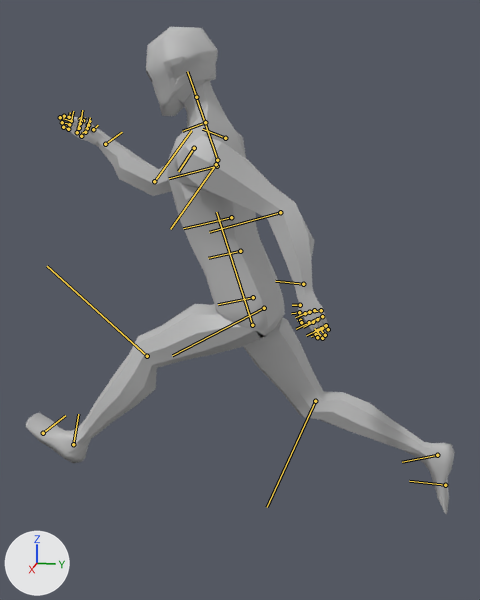
Two versions of the FBX model Assets/Maya/Player Model/GhostModel.fbx, one commit apart.
Rendered twice from a 50 mm lens placed at (0.28, 0.047, 0.197), pointed at (-0.002, -0.01, 0.127). Arrows for +X, +Y and +Z are at lower left; the lights stay in place. Both versions are drawn at frame 71 of the action 'Take 001'; the numbers are the values there. The bones that bend it are drawn over the model as lines.

In view in the first picture: 'LIGHTMAN'.
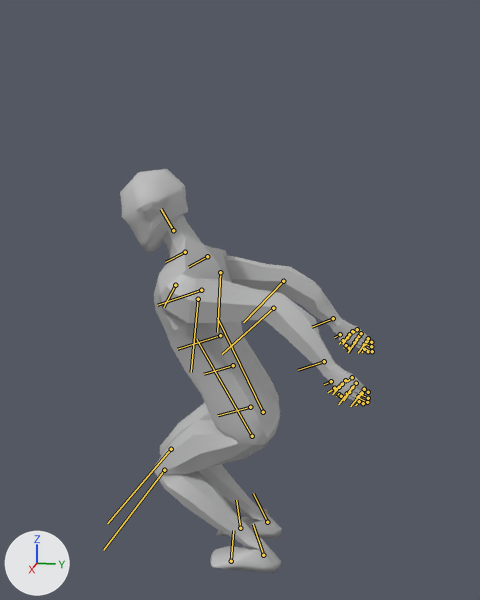
Pixel boxes [x1, y1, x2, y2] of what changed, in the pictures (480 x 600 px):
'LIGHTMAN', posed (41% narrower, 17% shorter): before [26, 27, 455, 514]; after [120, 169, 374, 573]
bone 'Character1_Hips', root to tip: before (253, 297) to (218, 304); after (250, 407) to (218, 415)
bone 'Character1_LeftUpLeg', root to tip: before (252, 325) to (216, 212); after (252, 436) to (196, 339)
bone 'Character1_LeftLeg', root to tip: before (147, 356) to (47, 266); after (164, 470) to (103, 550)
bone 'Character1_LeftFoot', root to tip: before (73, 444) to (78, 414); after (263, 555) to (253, 524)
bone 'Character1_LeftToeBase', root to tip: before (43, 433) to (65, 415); after (231, 561) to (233, 530)
bone 'Character1_RightUpLeg', root to tip: before (264, 308) to (172, 355); after (263, 412) to (217, 318)
bone 'Character1_RightLeg', root to tip: before (315, 401) to (267, 507); after (171, 449) to (107, 523)
bone 'Character1_RightFoot', root to tip: before (437, 455) to (402, 462); after (267, 522) to (253, 493)
bone 'Character1_LeftArm', root to tip: before (216, 164) to (170, 229); after (198, 299) to (191, 372)
bone 'Character1_LeftForeArm', root to tip: before (280, 212) to (209, 232); after (273, 308) to (222, 354)
bone 'Character1_RightShoulder', root to tip: before (225, 138) to (202, 129); after (207, 256) to (188, 267)
bone 'Character1_RightArm', root to tip: before (217, 160) to (195, 93); after (220, 272) to (217, 332)
bone 'Character1_RightForeArm', root to tip: before (154, 181) to (191, 130); after (283, 281) to (243, 322)
bone 'Character1_RightHand', root to tip: before (105, 144) to (122, 132); after (333, 318) to (312, 327)
bone 'Character1_Neck', root to tip: before (205, 122) to (182, 131); after (185, 252) to (165, 262)
bone 'Character1_Head', root to tip: before (196, 97) to (187, 71); after (173, 230) to (161, 209)

Diff of the bpy script that builds the scene:
```diff
--- a/Assets/Maya/Player Model/GhostModel.fbx.py
+++ b/Assets/Maya/Player Model/GhostModel.fbx.py
@@ bone_character1_hips @@
 bone_character1_hips = bpy.data.objects['Character1_Reference'].pose.bones['Character1_Hips']
-bone_character1_hips.location = (-2.1, 2.7, 1.2)
-bone_character1_hips.rotation_quaternion = (0.991, 0.119, -0.032, -0.054)  # degrees (14, -3, -7)
+bone_character1_hips.location = (20.8, 3.4, 30.9)
+bone_character1_hips.rotation_quaternion = (0.982, 0.167, -0.034, -0.088)  # degrees (19, -2, -11)
@@ bone_character1_leftupleg @@
 bone_character1_leftupleg = bpy.data.objects['Character1_Reference'].pose.bones['Character1_LeftUpLeg']  # child of 'Character1_Hips'
-bone_character1_leftupleg.rotation_quaternion = (0.739, 0.027, 0.09, 0.667)  # degrees (9, 6, 85)
+bone_character1_leftupleg.rotation_quaternion = (0.761, 0.031, -0.006, 0.648)  # degrees (2, -3, 81)
@@ bone_character1_leftleg @@
 bone_character1_leftleg = bpy.data.objects['Character1_Reference'].pose.bones['Character1_LeftLeg']  # child of 'Character1_LeftUpLeg'
-bone_character1_leftleg.rotation_quaternion = (0.974, -0.039, -0.004, -0.224)  # degrees (-4, -1, -26)
+bone_character1_leftleg.rotation_quaternion = (0.564, -0.027, 0.069, -0.822)  # degrees (-8, 2, -111)
@@ bone_character1_leftfoot @@
 bone_character1_leftfoot = bpy.data.objects['Character1_Reference'].pose.bones['Character1_LeftFoot']  # child of 'Character1_LeftLeg'
-bone_character1_leftfoot.rotation_quaternion = (0.994, -0.048, -0.035, -0.088)  # degrees (-5, -5, -10)
+bone_character1_leftfoot.rotation_quaternion = (0.893, -0.093, 0.038, 0.438)  # degrees (-8, 9, 52)
@@ bone_character1_lefttoebase @@
 bone_character1_lefttoebase = bpy.data.objects['Character1_Reference'].pose.bones['Character1_LeftToeBase']  # child of 'Character1_LeftFoot'
-bone_character1_lefttoebase.rotation_quaternion = (0.989, -0.145, 0.0, 0.0)  # degrees (-17, 0, 0)
+bone_character1_lefttoebase.rotation_quaternion = (1.0, -0.026, 0.0, 0.0)  # degrees (-3, 0, 0)
@@ bone_character1_rightupleg @@
 bone_character1_rightupleg = bpy.data.objects['Character1_Reference'].pose.bones['Character1_RightUpLeg']  # child of 'Character1_Hips'
-bone_character1_rightupleg.rotation_quaternion = (0.989, -0.059, 0.03, -0.134)  # degrees (-7, 3, -16)
+bone_character1_rightupleg.rotation_quaternion = (0.733, -0.03, 0.074, 0.675)  # degrees (3, 9, 86)
@@ bone_character1_rightleg @@
 bone_character1_rightleg = bpy.data.objects['Character1_Reference'].pose.bones['Character1_RightLeg']  # child of 'Character1_RightUpLeg'
-bone_character1_rightleg.rotation_quaternion = (0.956, 0.018, -0.026, -0.292)  # degrees (3, -2, -34)
+bone_character1_rightleg.rotation_quaternion = (0.557, 0.051, -0.076, -0.825)  # degrees (11, 0, -112)
@@ bone_character1_rightfoot @@
 bone_character1_rightfoot = bpy.data.objects['Character1_Reference'].pose.bones['Character1_RightFoot']  # child of 'Character1_RightLeg'
-bone_character1_rightfoot.rotation_quaternion = (0.978, 0.029, -0.042, -0.202)  # degrees (4, -4, -23)
+bone_character1_rightfoot.rotation_quaternion = (0.929, 0.113, -0.07, 0.346)  # degrees (10, -12, 40)
@@ bone_character1_leftarm @@
 bone_character1_leftarm = bpy.data.objects['Character1_Reference'].pose.bones['Character1_LeftArm']  # child of 'Character1_LeftShoulder'
-bone_character1_leftarm.rotation_quaternion = (0.999, -0.025, 0.029, 0.011)  # degrees (-3, 3, 1)
+bone_character1_leftarm.rotation_quaternion = (0.978, -0.053, 0.052, -0.196)  # degrees (-7, 5, -23)
@@ bone_character1_leftforearm @@
 bone_character1_leftforearm = bpy.data.objects['Character1_Reference'].pose.bones['Character1_LeftForeArm']  # child of 'Character1_LeftArm'
-bone_character1_leftforearm.rotation_quaternion = (0.992, -0.02, 0.014, 0.127)  # degrees (-2, 2, 15)
+bone_character1_leftforearm.rotation_quaternion = (0.987, -0.025, 0.034, 0.152)  # degrees (-2, 4, 17)
@@ bone_character1_rightshoulder @@
 bone_character1_rightshoulder = bpy.data.objects['Character1_Reference'].pose.bones['Character1_RightShoulder']  # child of 'Character1_Spine2'
-bone_character1_rightshoulder.rotation_quaternion = (0.951, 0.01, -0.024, 0.308)  # degrees (0, -3, 36)
+bone_character1_rightshoulder.rotation_quaternion = (0.991, 0.002, -0.108, -0.082)  # degrees (1, -12, -10)
@@ bone_character1_rightarm @@
 bone_character1_rightarm = bpy.data.objects['Character1_Reference'].pose.bones['Character1_RightArm']  # child of 'Character1_RightShoulder'
-bone_character1_rightarm.rotation_quaternion = (0.902, -0.062, 0.0, 0.428)  # degrees (-6, 3, 51)
+bone_character1_rightarm.rotation_quaternion = (0.878, -0.03, 0.08, -0.471)  # degrees (-7, 6, -57)
@@ bone_character1_rightforearm @@
 bone_character1_rightforearm = bpy.data.objects['Character1_Reference'].pose.bones['Character1_RightForeArm']  # child of 'Character1_RightArm'
-bone_character1_rightforearm.rotation_quaternion = (0.956, 0.062, -0.074, 0.276)  # degrees (5, -10, 32)
+bone_character1_rightforearm.rotation_quaternion = (0.99, 0.028, 0.07, 0.123)  # degrees (4, 8, 14)
@@ bone_character1_righthand @@
 bone_character1_righthand = bpy.data.objects['Character1_Reference'].pose.bones['Character1_RightHand']  # child of 'Character1_RightForeArm'
-bone_character1_righthand.rotation_quaternion = (0.977, -0.18, 0.089, -0.074)  # degrees (-22, 8, -10)
+bone_character1_righthand.rotation_quaternion = (0.994, -0.089, 0.044, -0.037)  # degrees (-10, 5, -5)
@@ bone_character1_neck @@
 bone_character1_neck = bpy.data.objects['Character1_Reference'].pose.bones['Character1_Neck']  # child of 'Character1_Spine2'
-bone_character1_neck.rotation_quaternion = (1.0, 0.0, 0.0, 0.0)  # degrees (0, 0, 0)
+bone_character1_neck.rotation_quaternion = (1.0, 0.0, 0.0, 0.017)  # degrees (0, 0, 2)
@@ bone_character1_head @@
 bone_character1_head = bpy.data.objects['Character1_Reference'].pose.bones['Character1_Head']  # child of 'Character1_Neck'
-bone_character1_head.rotation_quaternion = (1.0, 0.0, 0.0, 0.0)  # degrees (0, 0, 0)
+bone_character1_head.rotation_quaternion = (1.0, 0.017, 0.0, 0.0)  # degrees (2, 0, 0)
```
